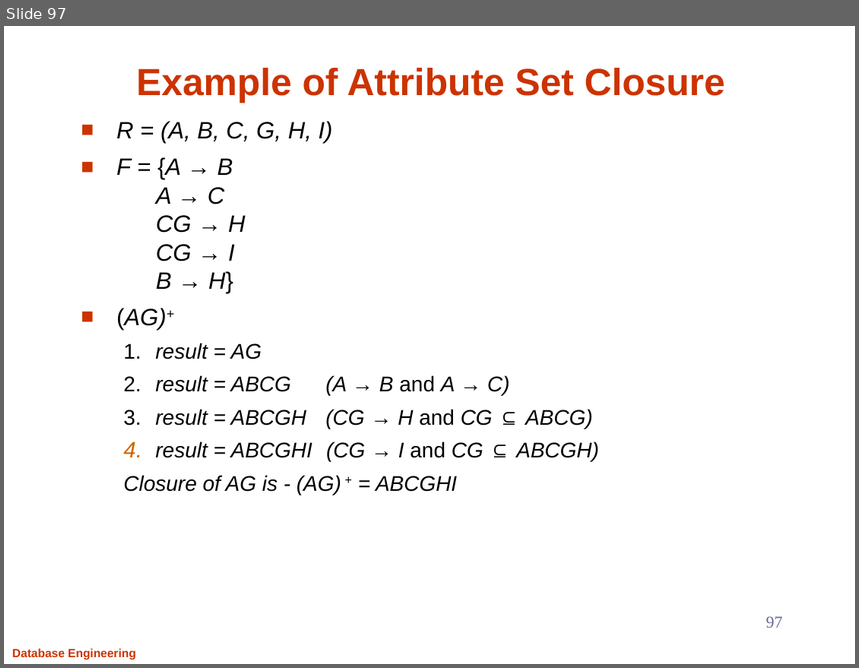
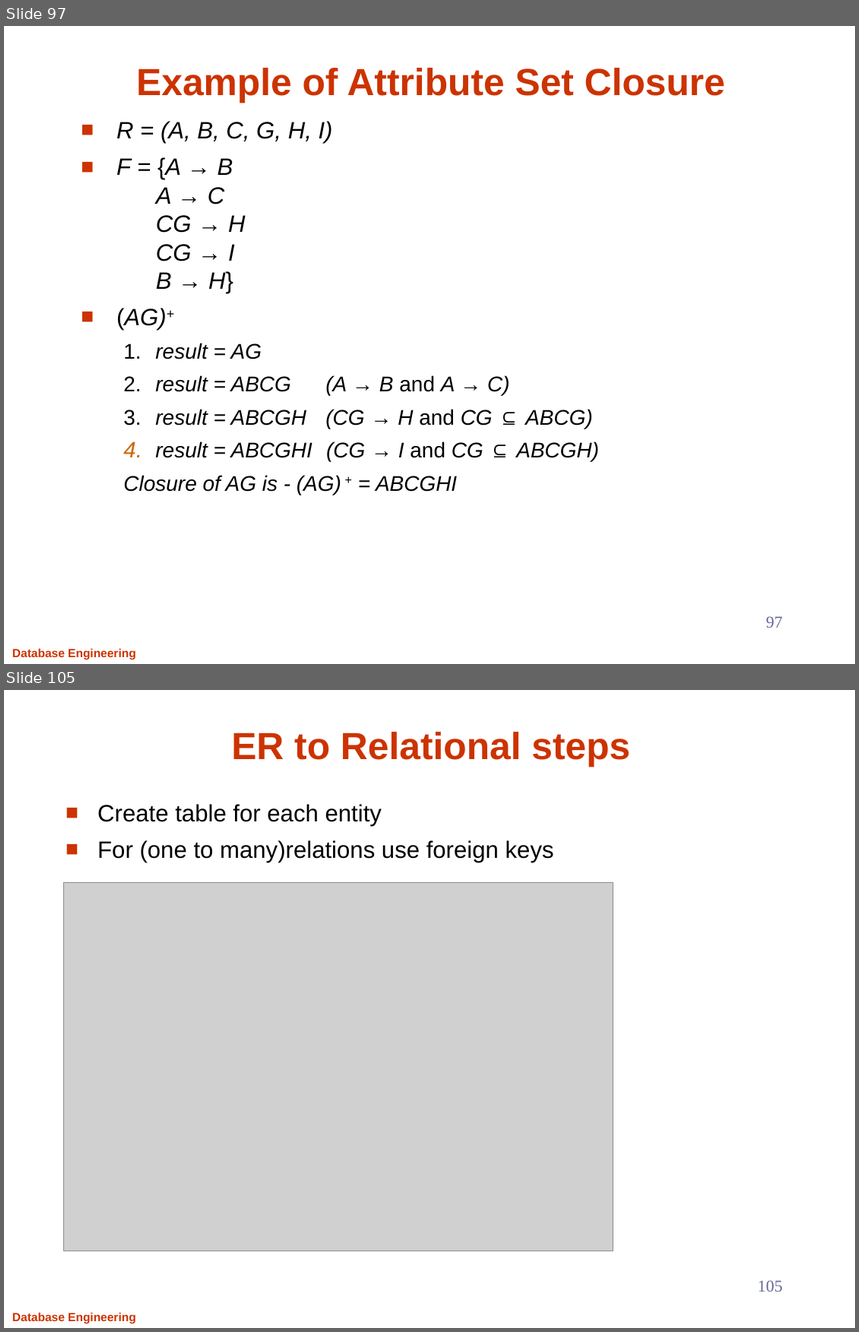
Before and after one commit to Aashishsharma/Learnings, a slide deck: RDBMS/DB.pptx. Shown one above the other, each under a label of ours: slide 97 before the commit, slides 97 and 105 after it; the slides between them are not shown. The pictures are 859x668 and 859x1332 pixels, drawn with LibreOffice and Linux fonts; fonts in the diff are those of the drawing; grey boxes stand for pictures. Boxes give left, top, right and bottom in pixels: in the first picture for what was removed or moved away, otherwise in the second. Text is boxed around its words. In the diff, an @@ line names an element or a change of style, - is before the commit and + after.

```diff
--- a/RDBMS/DB.pptx
+++ b/RDBMS/DB.pptx
@@ slide 105 added at bbox=[4, 690, 855, 1328], background #FFFFFF; not listed: 1 template element that a slide beside it also shows @@
@@ title added at bbox=[231, 732, 630, 767], 32 pt, text #CC3300, bold @@
+ER to Relational steps
@@ text added at bbox=[97, 804, 554, 863], 20 pt, text #000000 @@
+■ Create table for each entity
+■ For (one to many)relations use foreign keys
@@ picture added at bbox=[63, 883, 613, 1252] @@
@@ page number added at bbox=[758, 1281, 783, 1292], 14 pt, text #666699 @@
+105
```
Also in this commit, not shown: 6 slides changed, 4 other slides added.
